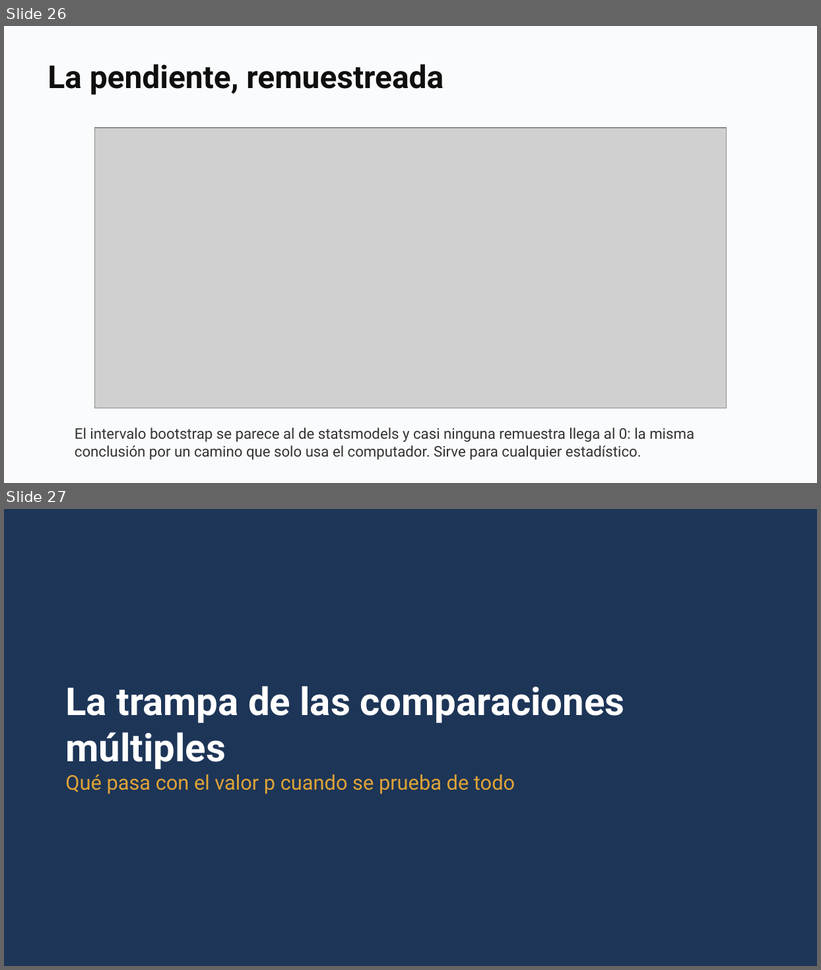
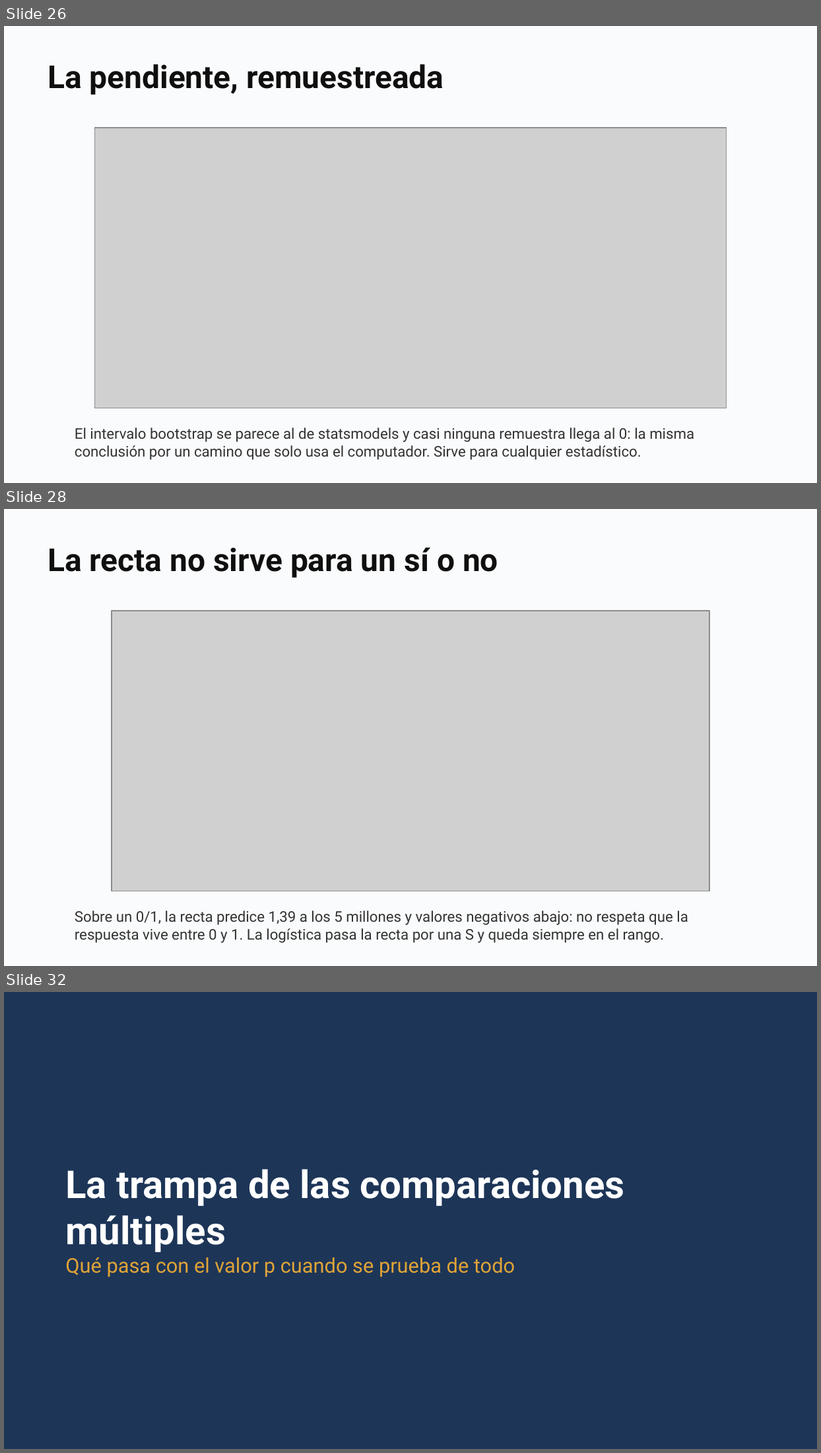
Before and after one commit to daniopitz/diplomado-cdd, a slide deck: presentaciones/clase05_probabilidad_inferencia.pptx. Shown one above the other, each under a label of ours: slides 26 and 27 before the commit, slides 26, 28 and 32 after it; the slides between them are not shown. The pictures are 821x970 and 821x1453 pixels, drawn with LibreOffice and Linux fonts; fonts in the diff are those of the drawing; grey boxes stand for pictures. Boxes give left, top, right and bottom in pixels: in the first picture for what was removed or moved away, otherwise in the second. Text is boxed around its words. In the diff, an @@ line names an element or a change of style, - is before the commit and + after.

```diff
--- a/presentaciones/clase05_probabilidad_inferencia.pptx
+++ b/presentaciones/clase05_probabilidad_inferencia.pptx
@@ slide 28 added at box(4, 509, 817, 966), background #FFFFFF @@
@@ rectangle added at box(4, 509, 817, 966), fill #FAFBFC @@
@@ text added at box(48, 547, 498, 578), 28 pt, text #0F0F0F, bold @@
+La recta no sirve para un sí o no
@@ picture added at box(112, 611, 710, 891) @@
@@ text added at box(75, 910, 688, 943), 13 pt, text #333333 @@
+Sobre un 0/1, la recta predice 1,39 a los 5 millones y valores negativos abajo: no respeta que la respuesta vive entre 0 y 1. La logística pasa la recta por una S y queda siempre en el rango.
@@ what was slide 27 is now slide 32 @@
```
Also in this commit, not shown: 3 slides changed, 4 other slides added, 3 other files.
